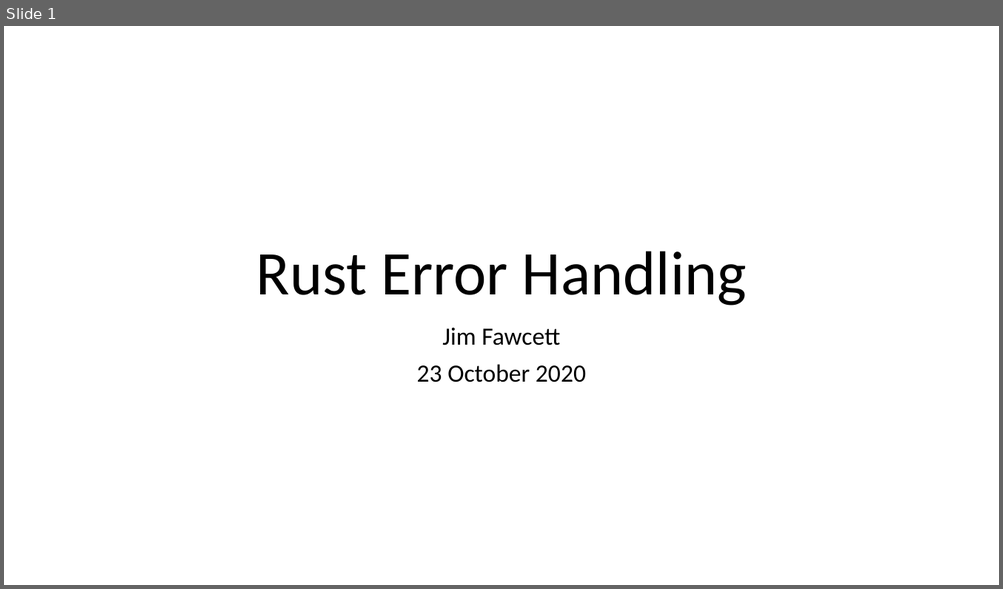
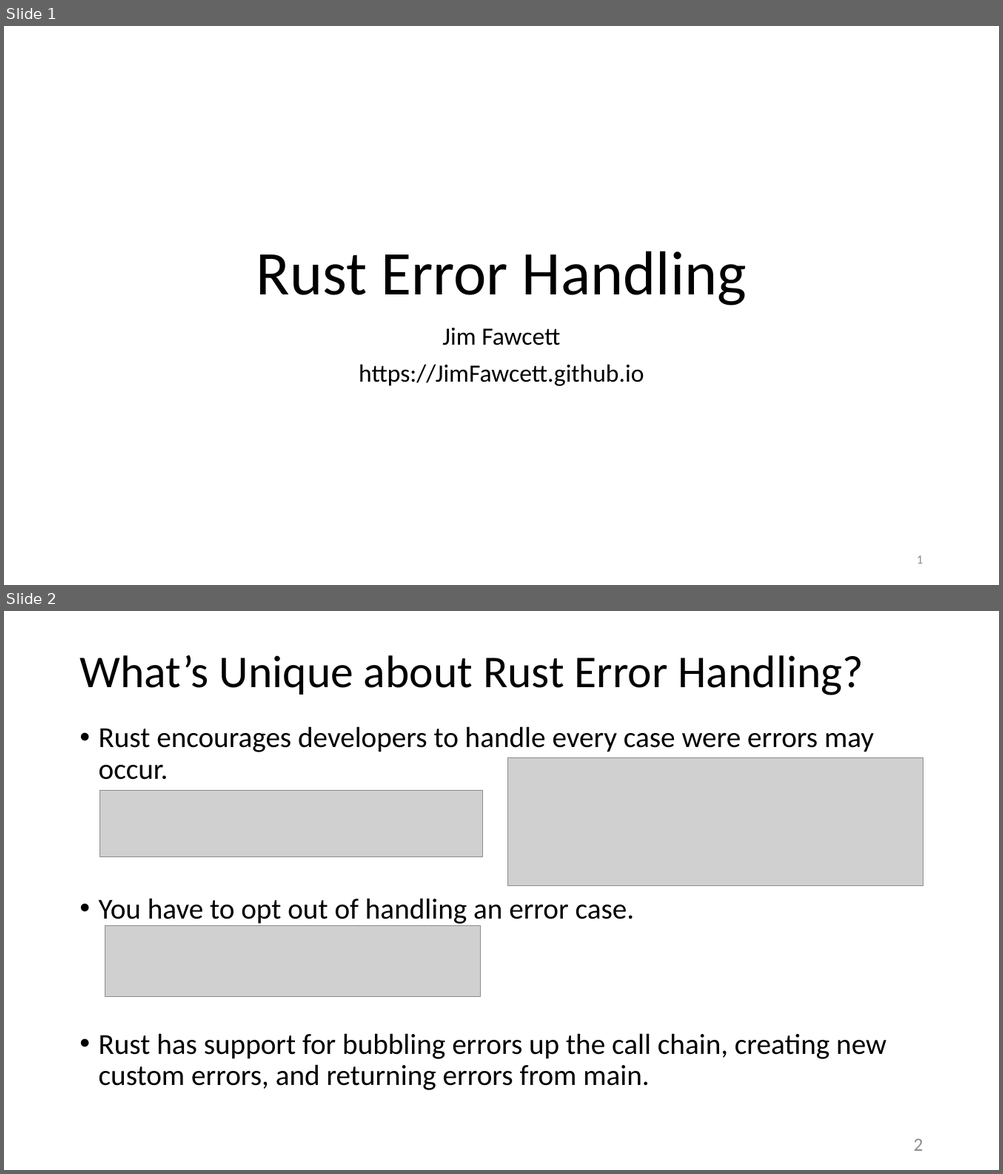
Before and after one commit to JimFawcett/JimFawcett.github.io, a slide deck: Resources/RustErrorHandling.pptx. Shown one above the other, each under a label of ours: slide 1 before the commit, slides 1 and 2 after it. The pictures are 1003x589 and 1003x1174 pixels, drawn with LibreOffice and Linux fonts; fonts in the diff are those of the drawing; grey boxes stand for pictures. Boxes give left, top, right and bottom in pixels: in the first picture for what was removed or moved away, otherwise in the second. Text is boxed around its words. In the diff, an @@ line names an element or a change of style, - is before the commit and + after.

```diff
--- a/Resources/RustErrorHandling.pptx
+++ b/Resources/RustErrorHandling.pptx
@@ slide 2 added at <box>4,611,999,1170</box>, background #FFFFFF @@
@@ title added at <box>79,655,864,695</box>, 44 pt, text #000000 @@
+What’s Unique about Rust Error Handling?
@@ text added at <box>99,726,886,1091</box>, 28 pt, text #000000 @@
+• Rust encourages developers to handle every case were errors may occur.
+• You have to opt out of handling an error case.
+• Rust has support for bubbling errors up the call chain, creating new custom errors, and returning errors from main.
@@ picture added at <box>508,758,923,886</box> @@
@@ picture added at <box>99,790,482,857</box> @@
@@ picture added at <box>105,925,481,997</box> @@
@@ page number added at <box>913,1139,923,1151</box>, 18 pt, text #8C8C8C @@
+2
@@ slide 1 changed as well @@
@@ subtitle at <box>358,364,643,386</box>: text changed @@
-23 October 2020
+https://JimFawcett.github.io
@@ page number added at <box>916,556,922,564</box>, 12 pt, text #8C8C8C @@
+1
```
Also in this commit, not shown: 2 other slides changed, 16 other slides added, 1 slide removed, 2 other files.
